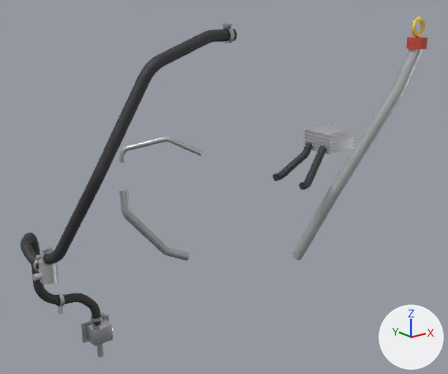
The glTF model models/da40/da40-oil.glb as it was, and as the next commit left it.
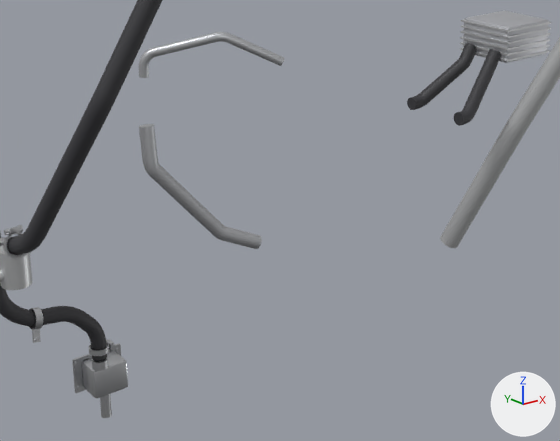
Each version is shown whole from a 50 mm lens placed at (-0.768, -2.409, 1.517), pointed at (-0.03, -1.487, 1.148), then close up on the part from 9% to 80% of the width and 32% to 99% of the height. Arrows for +X, +Y and +Z are at lower right; the lights stay in place. The first two pictures are the older version. Where no turn or scale is listed for an object, it has been applied to the vertices.

The first close-up shows 'Breather bypass valve', 'Coolant hose from oil cooler', 'Coolant hose to oil cooler', 'Crankcase breather hose', 'Crankcase breather hose to drain collector', 'Engine drain collector', 'Engine oil cooler', 'Engine oil filler with dipstick', 'Turbocharger oil feed line', 'Turbocharger oil return line' and 1 more.
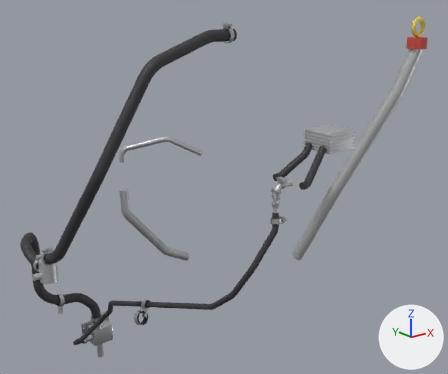
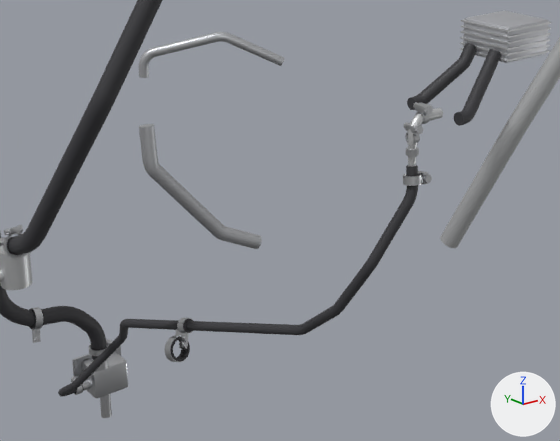
Where the newer file only moved an object's origin or applied its transform, the numbers keep the older frame.

What differs and where, as boxes (x1, y1, x2, y2) in the close-ups (560 x 441 px):
'Cylinder head drain hose', added: after (58, 165, 432, 397)
    faces in mat_ae300_coolant_hose__black_rubber (dark grey #353538): (58, 165, 418, 397)
    faces in mat_ae300_steel (light grey #cbcdd0): (71, 171, 432, 395)
'Cylinder head drain fitting', added: after (404, 102, 443, 167)
    faces in mat_ae300_steel (light grey #cbcdd0): (404, 102, 433, 157)
    faces in mat_ae300_cast_aluminium (light grey #d1d3d4): (407, 108, 443, 167)
'Cylinder head drain hose P-clamps', added: after (164, 318, 193, 362)
    faces in mat_ae300_steel (light grey #cbcdd0): (165, 318, 193, 362)
    faces in mat_ae300_rubber (dark grey #303035): (164, 319, 193, 362)

The edits, one by one:
Mesh me_cylinder_head_drain_hose_p_clamps is new.
It has 360 vertices, 704 faces and spans x -0.0177..0.0177, y -0.0137..0.0137, z -0.0239..0.0239.
Faces by material slot: [384, 320].
It uses material mat_ae300_steel (light grey #cbcdd0).
It uses material mat_ae300_rubber (dark grey #303035).
Mesh me_cylinder_head_drain_hose is new.
It has 1168 vertices, 2308 faces and spans x -0.064..0.064, y -0.279..0.279, z -0.226..0.226.
Faces by material slot: [1468, 840].
It uses material mat_ae300_coolant_hose__black_rubber (dark grey #353538).
It uses material mat_ae300_steel (light grey #cbcdd0).
Mesh me_cylinder_head_drain_fitting is new.
It has 620 vertices, 1204 faces and spans x -0.0185..0.0185, y -0.009..0.009, z -0.0301..0.0301.
Faces by material slot: [344, 860].
It uses material mat_ae300_cast_aluminium (light grey #d1d3d4).
It uses material mat_ae300_steel (light grey #cbcdd0).
Object 'Cylinder head drain hose P-clamps' (ob_cylinder_head_drain_hose_p_clamps) is new; it shows me_cylinder_head_drain_hose_p_clamps.
Its location is (-0.236, -1.499, 0.945).
Object 'Cylinder head drain hose' (ob_cylinder_head_drain_hose) is new; it shows me_cylinder_head_drain_hose.
Its location is (-0.2, -1.494, 0.972).
Object 'Cylinder head drain fitting' (ob_cylinder_head_drain_fitting) is new; it shows me_cylinder_head_drain_fitting.
Its location is (-0.137, -1.762, 1.221).
